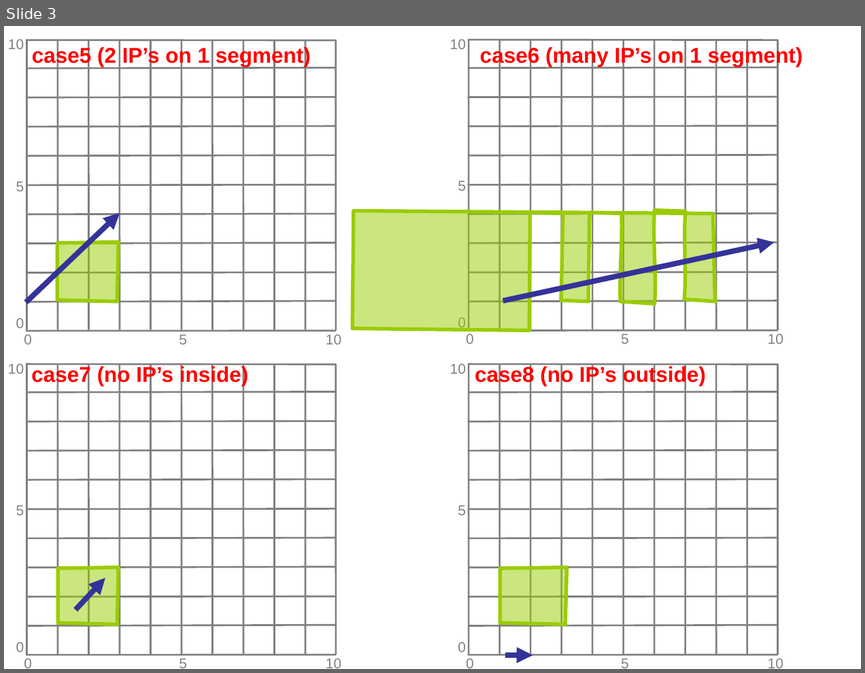
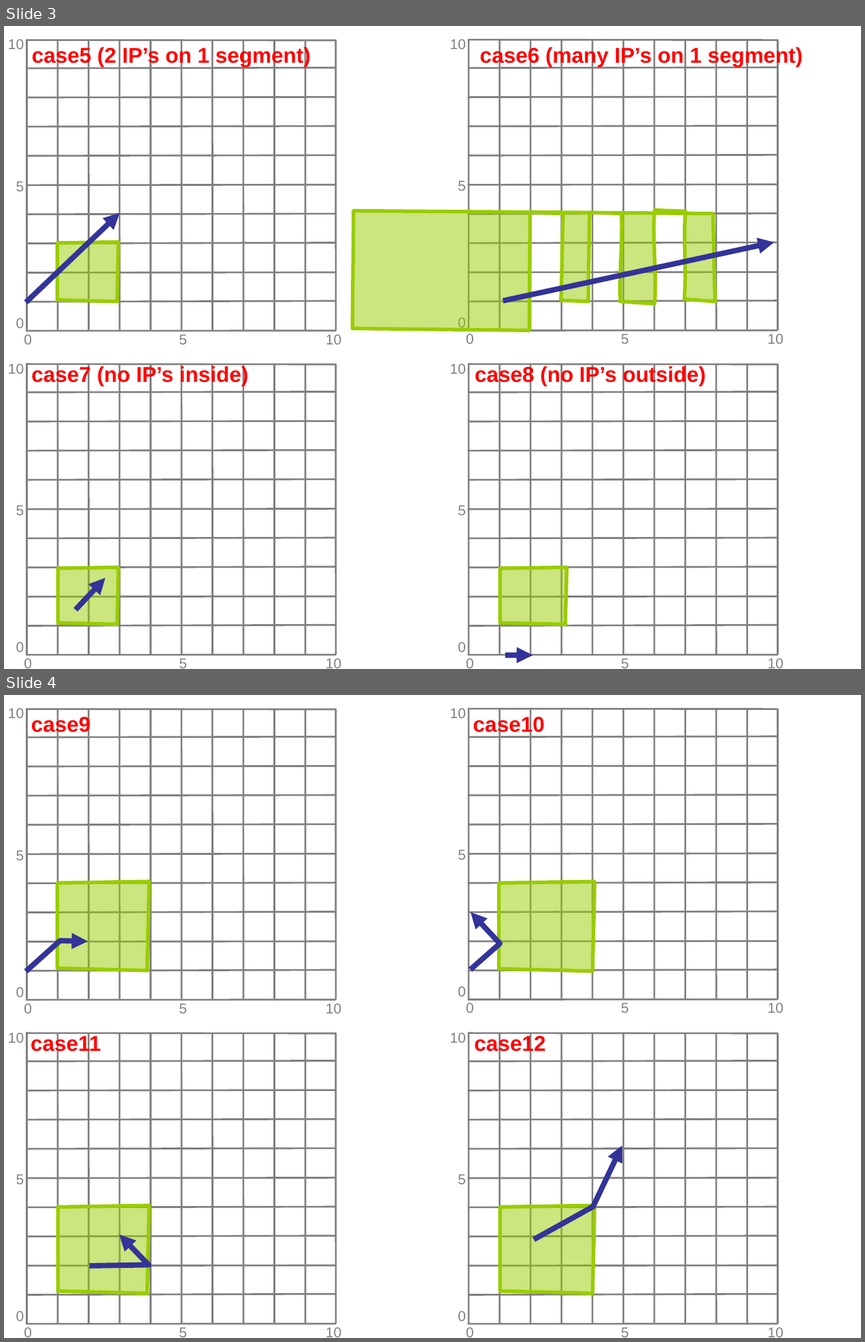
Before and after one commit to boostorg/geometry, a slide deck: doc/other/testcases/overlay_line_poly_cases.ppt. Shown one above the other, each under a label of ours: slide 3 before the commit, slides 3 and 4 after it. The pictures are 865x673 and 865x1342 pixels, drawn with LibreOffice and Linux fonts; fonts in the diff are those of the drawing. Boxes give left, top, right and bottom in pixels: in the first picture for what was removed or moved away, otherwise in the second. Text is boxed around its words. In the diff, an @@ line names an element or a change of style, - is before the commit and + after.

```diff
--- a/doc/other/testcases/overlay_line_poly_cases.ppt
+++ b/doc/other/testcases/overlay_line_poly_cases.ppt
@@ slide 4 added at (x1=4, y1=695, x2=861, y2=1338), background #FFFFFF; not listed: 112 template elements that a slide beside it also shows @@
@@ text added at (x1=31, y1=715, x2=91, y2=736), 18 pt, text #FF0000, bold @@
+case9
@@ text added at (x1=473, y1=715, x2=545, y2=736), 18 pt, text #FF0000, bold @@
+case10
@@ freeform shape added at (x1=57, y1=882, x2=149, y2=971), fill #99CC00 at 50% opacity, outline #99CC00 3 pt @@
@@ freeform shape added at (x1=498, y1=882, x2=594, y2=972), fill #99CC00 at 50% opacity, outline #99CC00 3 pt @@
@@ freeform shape added at (x1=470, y1=912, x2=499, y2=969), outline #333399 4.51 pt @@
@@ freeform shape added at (x1=26, y1=941, x2=88, y2=972), outline #333399 4.51 pt @@
@@ text added at (x1=31, y1=1034, x2=101, y2=1055), 18 pt, text #FF0000, bold @@
+case11
@@ text added at (x1=474, y1=1034, x2=545, y2=1055), 18 pt, text #FF0000, bold @@
+case12
@@ freeform shape added at (x1=534, y1=1146, x2=621, y2=1240), outline #333399 4.51 pt @@
@@ freeform shape added at (x1=58, y1=1205, x2=149, y2=1292), fill #99CC00 at 50% opacity, outline #99CC00 3 pt @@
@@ freeform shape added at (x1=500, y1=1205, x2=594, y2=1292), fill #99CC00 at 50% opacity, outline #99CC00 3 pt @@
@@ freeform shape added at (x1=90, y1=1234, x2=149, y2=1265), outline #333399 4.51 pt @@
```
Also in this commit, not shown: 1 other slide added.
